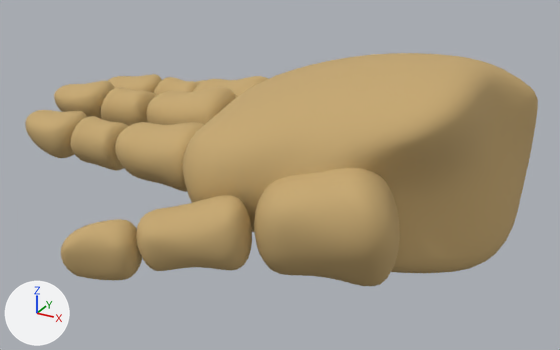
Two versions of the OBJ model human_ARM/parts/hand.obj, one commit apart.
Camera for both pictures: a 50 mm lens placed at (1.99, -8.47, 3.97), pointed at (-2.62, -0.1, -0.22). Arrows for +X, +Y and +Z are at lower left; the lights stay in place. Where no turn or scale is listed for an object, it has been applied to the vertices.

Before the edit, the objects in view are built like this:
```python
me_hand = bpy.data.meshes.new('hand')
me_hand.from_pydata(...)  # 11080 vertices, 11048 faces; spans x -6.76..0.33, y -2.72..2.27, z -1.09..1.47
me_hand.materials.append(mat_01___default)  # brown #c6a871
ob_hand = bpy.data.objects.new('hand', me_hand)
ob_hand.location = (0.0, 0.0, 0.0)
```
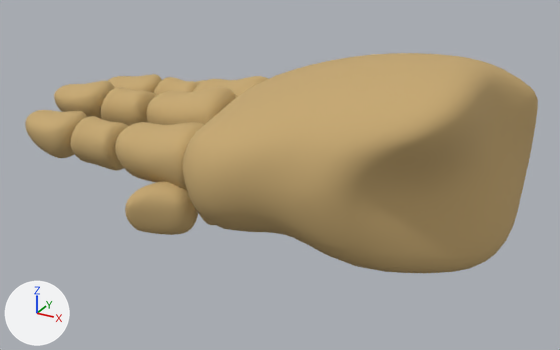
The newer file is also turned or shifted as a whole; pictures and numbers use the older file's frame.

Where the change shows, as pixel boxes [x1, y1, x2, y2] in the pictures (560 x 350 px; the box of a moved part takes in the faces that stretch with it):
'hand', reshaped
    before: [25, 53, 538, 286]
    after: [25, 53, 538, 273]
part 1 of me_hand, moved or reshaped (not visible afterwards)
    before: [254, 168, 400, 286]
part 2 of me_hand, moved or reshaped
    before: [136, 195, 252, 271]
    after: [198, 212, 214, 225]
part 3 of me_hand, moved or reshaped
    before: [61, 219, 142, 280]
    after: [125, 181, 198, 235]

What changed in the scene script:
```text
Change me_hand:
    where me_hand.from_pydata(...)  # 11080 vertices, 11048 faces; spans x -6.76..0.33, y -2.72..2.27, z -1.09..1.47
    used by ob_hand; location = (0.0, 0.0, 0.0)
    me_hand part 1: the loose piece of 682 vertices spanning x -2.17..-0.47, y -1.96..-0.48, z -0.78..0.62 is moved by (-0.08, 1.28, 0.0)
    me_hand part 2: the loose piece of 682 vertices spanning x -3.41..-2.06, y -2.41..-1.43, z -0.75..0.19 is moved by (-0.08, 1.28, 0.0)
    me_hand part 3: the loose piece of 682 vertices spanning x -4.21..-3.28, y -2.72..-2.0, z -0.92..-0.17 is moved by (-0.08, 1.28, 0.0)
```
